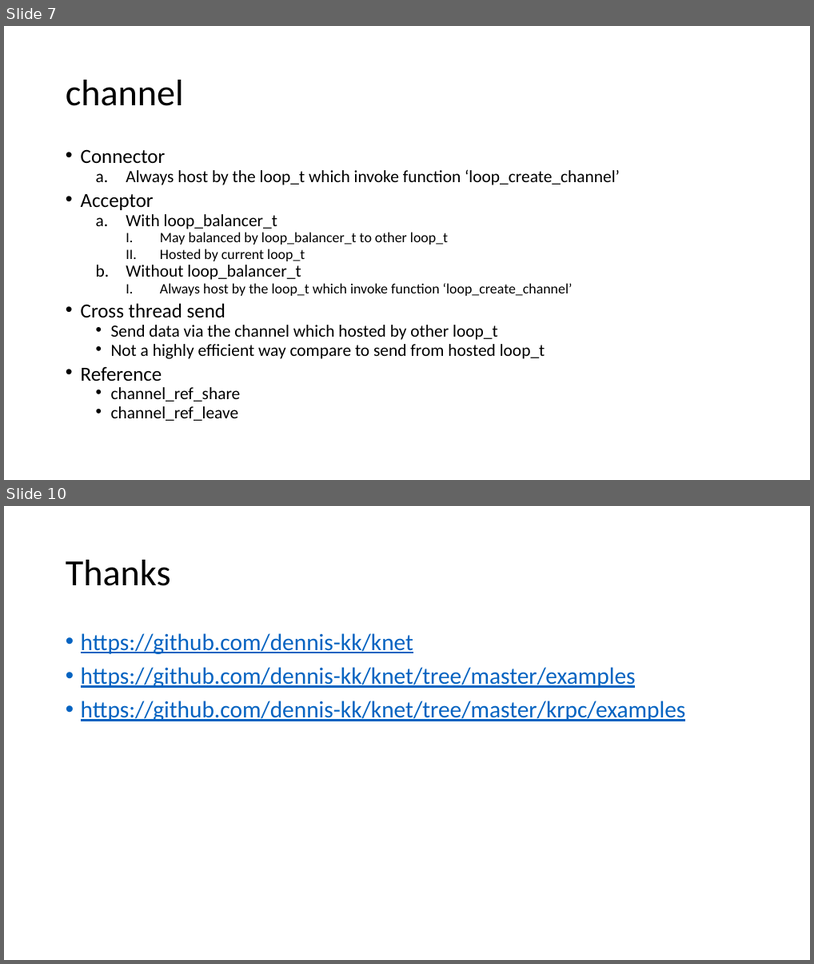
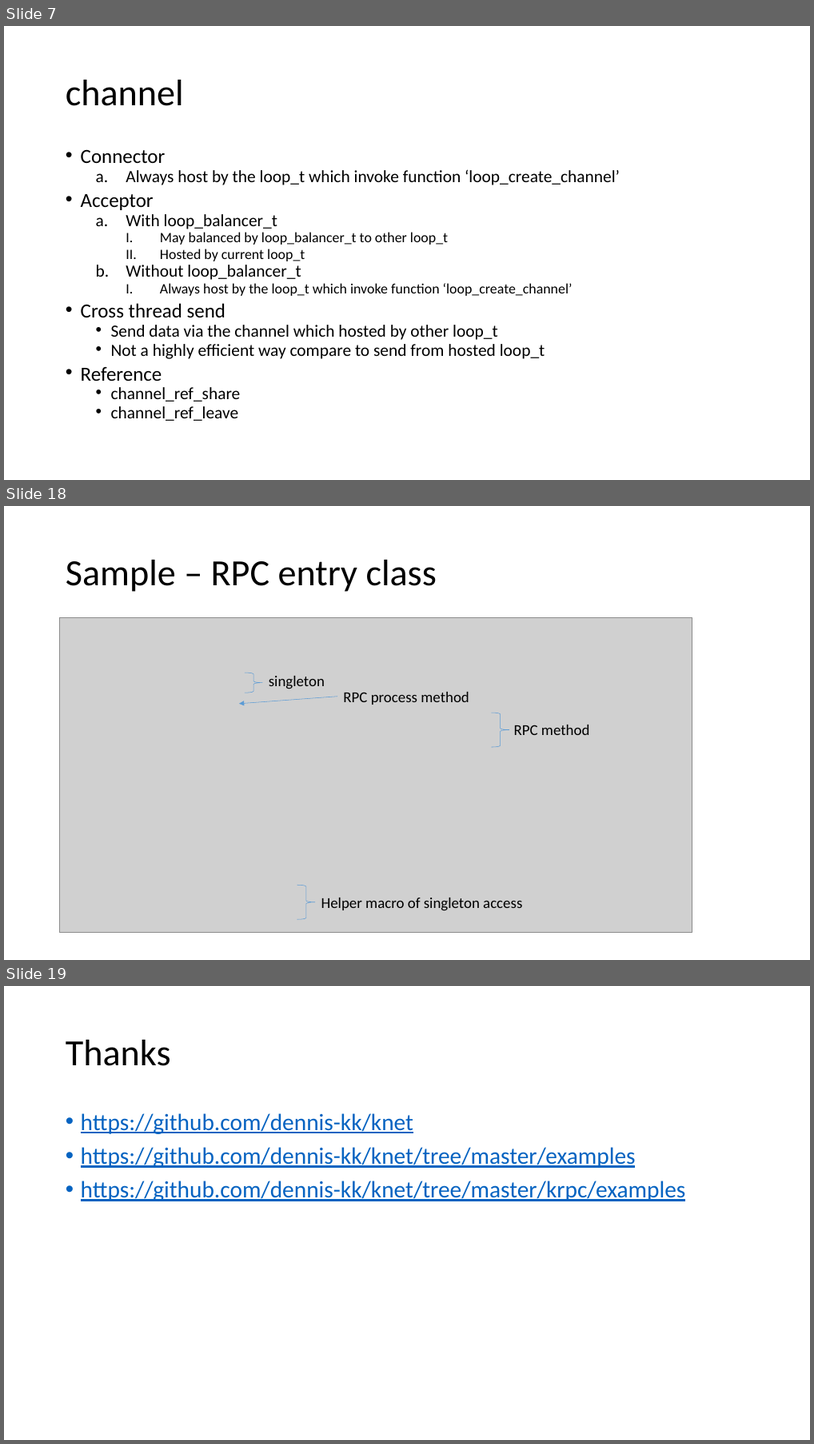
Before and after one commit to dennis-kk/knet, a slide deck: doc/knet.pptx. Shown one above the other, each under a label of ours: slides 7 and 10 before the commit, slides 7, 18 and 19 after it; the slides between them are not shown. The pictures are 814x964 and 814x1444 pixels, drawn with LibreOffice and Linux fonts; fonts in the diff are those of the drawing; grey boxes stand for pictures. Boxes give left, top, right and bottom in pixels: in the first picture for what was removed or moved away, otherwise in the second. Text is boxed around its words. In the diff, an @@ line names an element or a change of style, - is before the commit and + after.

```diff
--- a/doc/knet.pptx
+++ b/doc/knet.pptx
@@ slide 18 added at (4, 506, 810, 960), background #FFFFFF @@
@@ title added at (66, 560, 437, 592), 44 pt, text #000000 @@
+Sample – RPC entry class
@@ picture added at (60, 618, 693, 932) @@
@@ right brace added at (245, 672, 263, 692), outline #5B9BD5 0.5 pt @@
@@ arrow added from (338, 696) to (239, 704), #5B9BD5 0.5 pt @@
@@ text added at (269, 676, 325, 689), 18 pt, text #000000 @@
+singleton
@@ text added at (343, 692, 470, 704), 18 pt, text #000000 @@
+RPC process method
@@ right brace added at (491, 712, 510, 747), outline #5B9BD5 0.5 pt @@
@@ text added at (514, 724, 590, 735), 18 pt, text #000000 @@
+RPC method
@@ right brace added at (298, 884, 315, 919), outline #5B9BD5 0.5 pt @@
@@ text added at (322, 897, 522, 911), 18 pt, text #000000 @@
+Helper macro of singleton access
@@ what was slide 10 is now slide 19 @@
```
Also in this commit, not shown: 2 slides changed, 8 other slides added, 2 other files.
